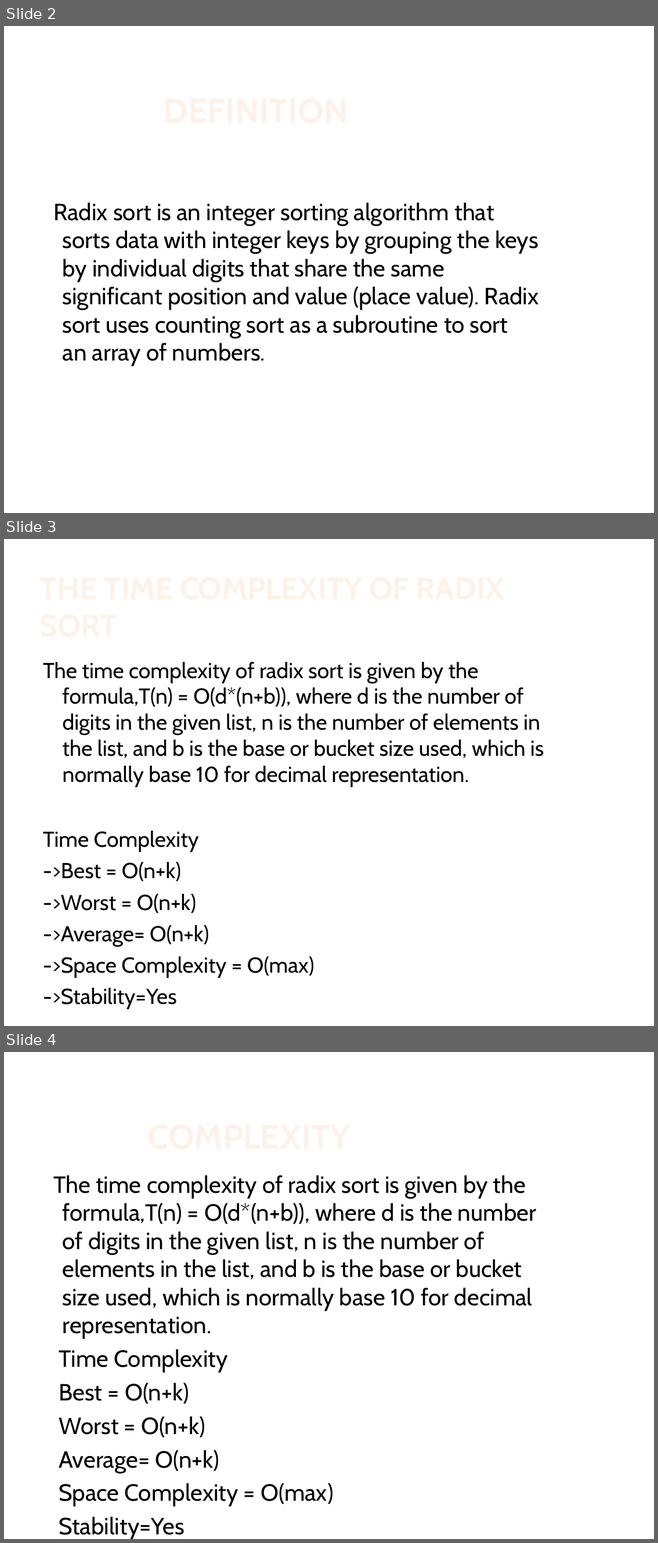
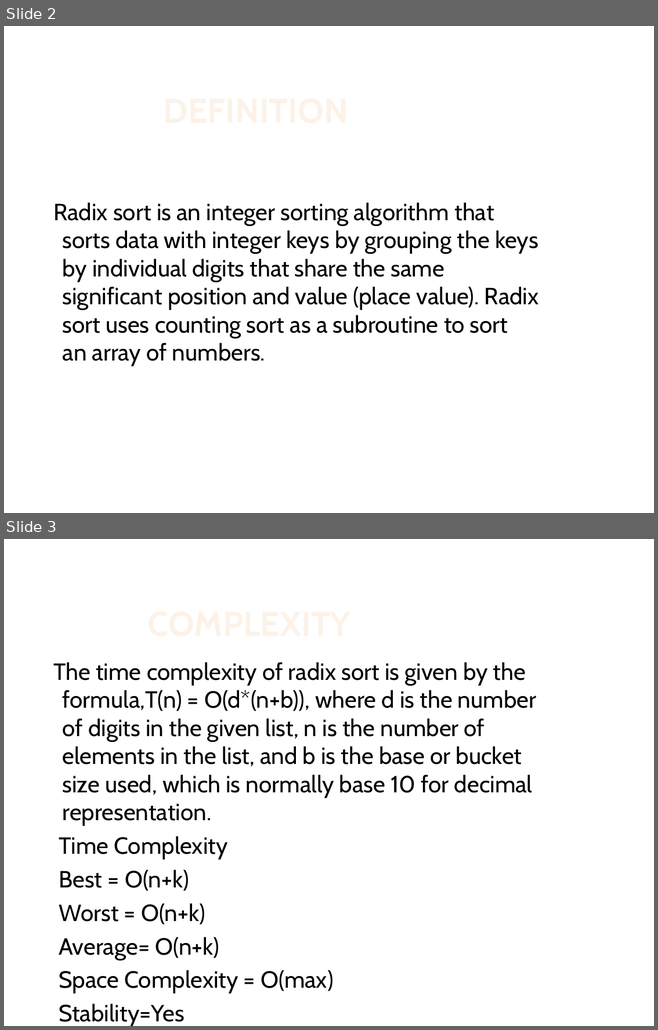
Before and after one commit to nahidislam75/dsExamPpt, a slide deck: Rudix sort.pptx. Shown one above the other, each under a label of ours: slides 2, 3 and 4 before the commit, slides 2 and 3 after it. The pictures are 658x1543 and 658x1030 pixels, drawn with LibreOffice and Linux fonts; fonts in the diff are those of the drawing; background and template pictures are left out. Boxes give left, top, right and bottom in pixels: in the first picture for what was removed or moved away, otherwise in the second. Text is boxed around its words. In the diff, an @@ line names an element or a change of style, - is before the commit and + after.

Commit message:
ok

```diff
--- a/Rudix sort.pptx
+++ b/Rudix sort.pptx
@@ slide 3 removed at [4, 539, 654, 1026], background #FFFFFF @@
@@ title removed at [36, 562, 551, 643] @@
-THE TIME COMPLEXITY OF RADIX SORT
@@ text removed at [43, 662, 543, 1009] @@
-The time complexity of radix sort is given by the formula,T(n) = O(d*(n+b)), where d is the number of digits in the given list, n is the number of elements in the list, and b is the base or bucket size used, which is normally base 10 for decimal representation.
-Time Complexity
-->Best = O(n+k)
-->Worst = O(n+k)
-->Average= O(n+k)
-->Space Complexity = O(max)
-->Stability=Yes
@@ what was slide 4 is now slide 3 @@
```
